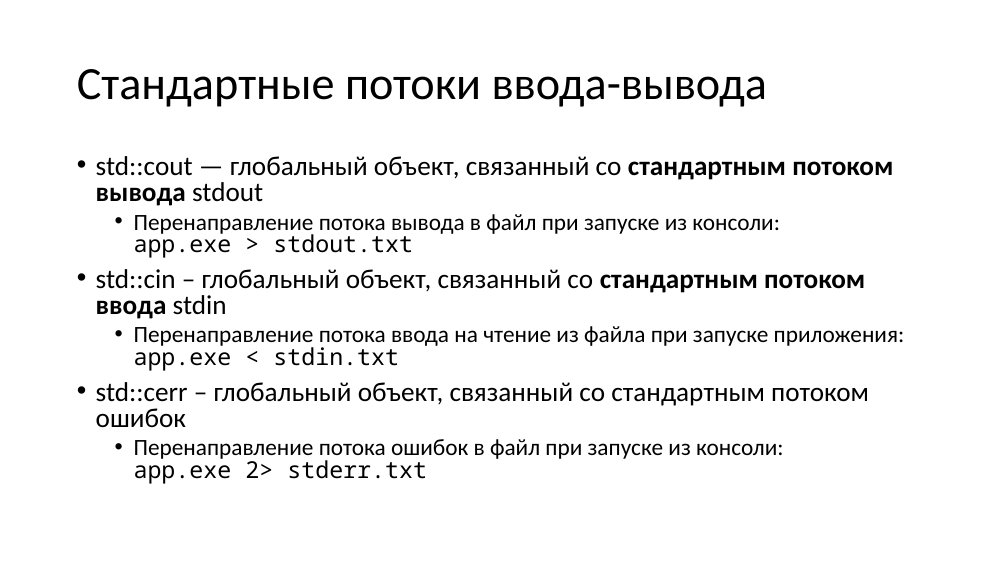
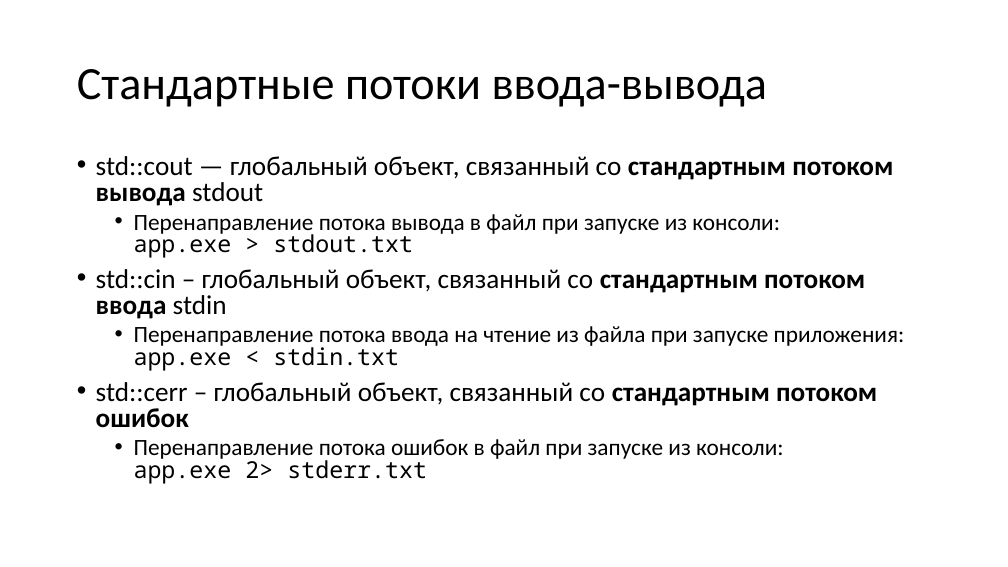
Before and after one commit to alexey-malov/oop, a slide deck: slide 56 of lectures/01/Стандартная библиотека.pptx. Drawn at 1008x567 pixels with LibreOffice and Linux fonts; fonts in the diff are those of the drawing. Boxes give left, top, right and bottom in pixels: in the first picture for what was removed or moved away, otherwise in the second. Text is boxed around its words. In the diff, an @@ line names an element or a change of style, - is before the commit and + after.

```diff
--- a/lectures/01/Стандартная библиотека.pptx
+++ b/lectures/01/Стандартная библиотека.pptx
@@ text at (x1=96, y1=382, x2=877, y2=428): bold on in "стандартным потоком ошибок" @@
```
Also in this commit, not shown: 2 other slides changed, 5 slides added, 7 other files.
